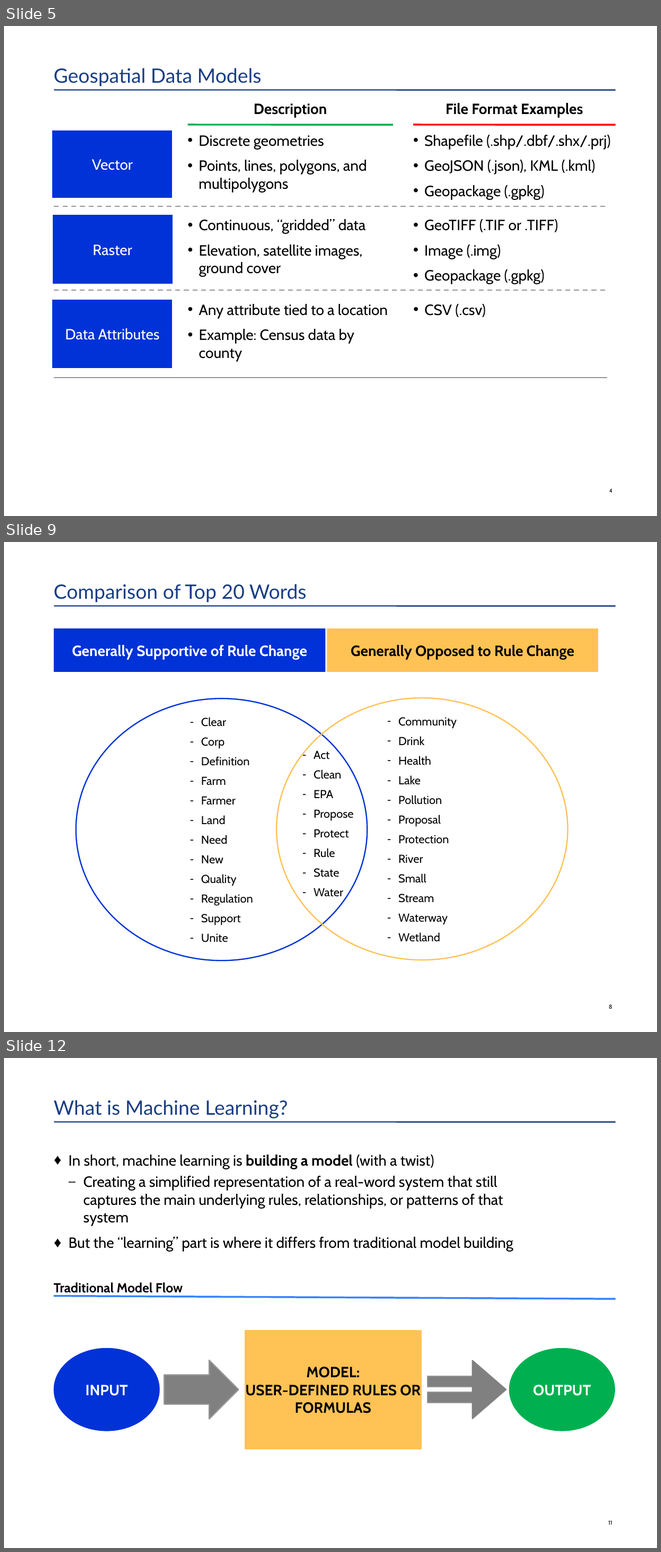
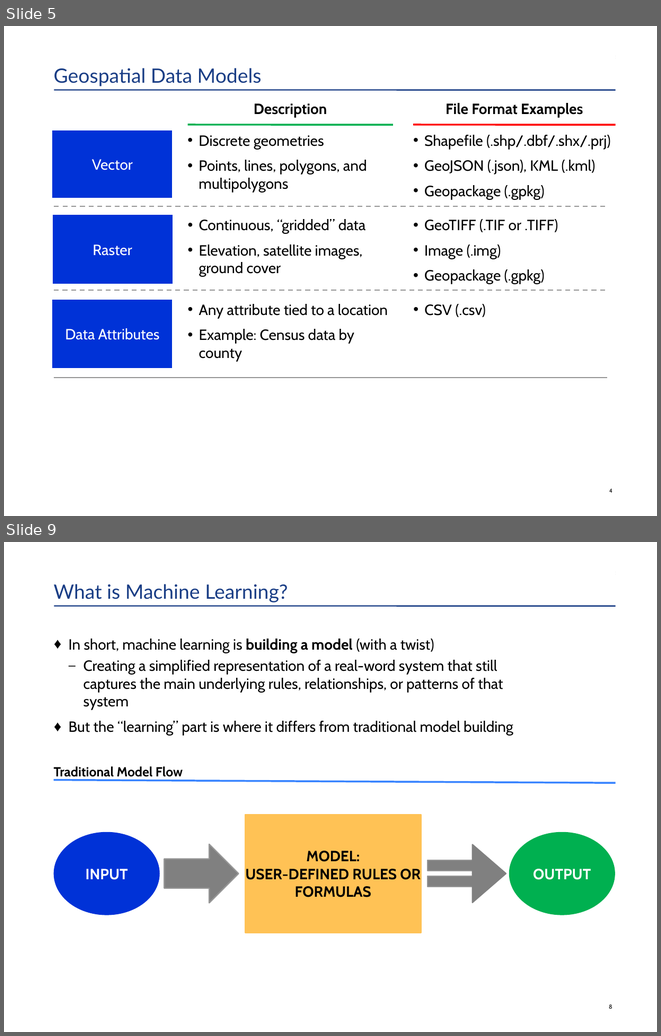
Before and after one commit to HKuz/Geospatial_Overview, a slide deck: BOS-PY_Presentation/OverviewOfUsingGeospatialDataInPython.pptx. Shown one above the other, each under a label of ours: slides 5, 9 and 12 before the commit, slides 5 and 9 after it; the slides between them are not shown. The pictures are 661x1552 and 661x1036 pixels, drawn with LibreOffice and Linux fonts; fonts in the diff are those of the drawing. Boxes give left, top, right and bottom in pixels: in the first picture for what was removed or moved away, otherwise in the second. Text is boxed around its words. In the diff, an @@ line names an element or a change of style, - is before the commit and + after.

```diff
--- a/BOS-PY_Presentation/OverviewOfUsingGeospatialDataInPython.pptx
+++ b/BOS-PY_Presentation/OverviewOfUsingGeospatialDataInPython.pptx
@@ slide 9 removed at box(4, 542, 657, 1032), background #FFFFFF; not listed: 1 template element that a slide beside it also shows @@
@@ title removed at box(54, 542, 616, 603) @@
-Comparison of Top 20 Words
@@ rectangle removed at box(54, 629, 326, 672) @@
-Generally Supportive of Rule Change
@@ rectangle removed at box(327, 629, 598, 672) @@
-Generally Opposed to Rule Change
@@ ellipse removed at box(76, 699, 367, 961) @@
-– Clear
-– Corp
-– Definition
-– Farm
-– Farmer
-– Land
-– Need
-– New
-– Quality
-– Regulation
-– Support
-– Unite
@@ ellipse removed at box(276, 698, 568, 960) @@
-– Community
-– Drink
-– Health
-– Lake
-– Pollution
-– Proposal
-– Protection
-– River
-– Small
-– Stream
-– Waterway
-– Wetland
@@ text removed at box(314, 750, 353, 897) @@
-– Act
-– Clean
-– EPA
-– Propose
-– Protect
-– Rule
-– State
-– Water
@@ page number removed at box(609, 1004, 612, 1008) @@
-8
@@ what was slide 12 is now slide 9 @@
@@ page number at box(609, 1004, 612, 1008): text changed @@
-11
+8
```
Also in this commit, not shown: 3 slides changed, 2 slides added, 7 other slides removed, 6 other files.
